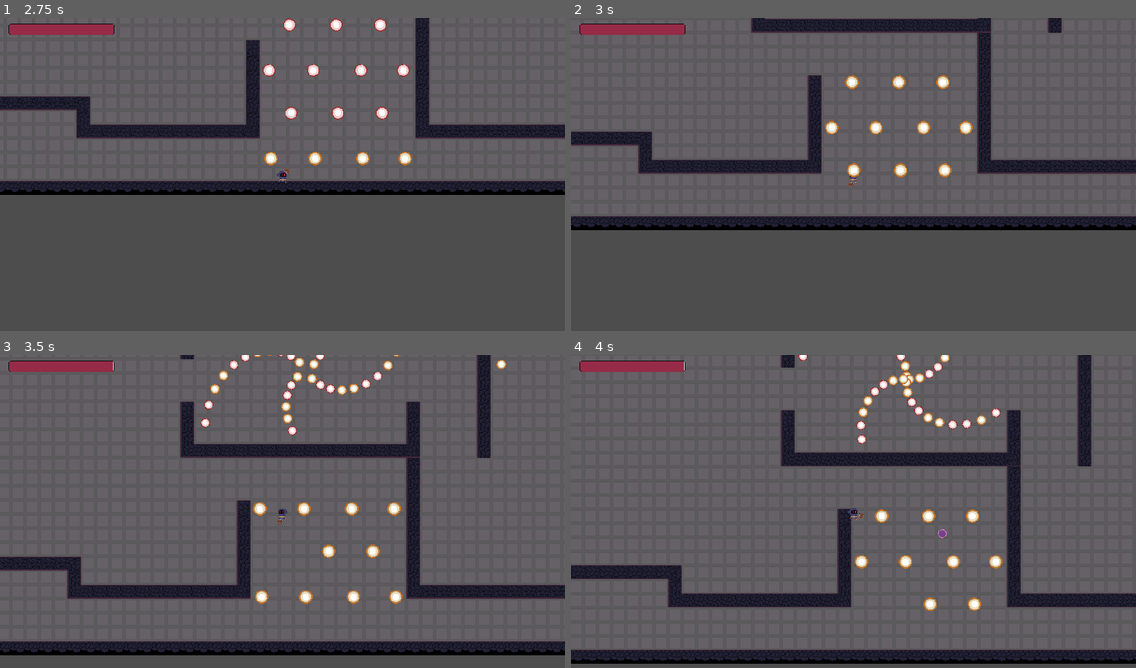
Above: before the commit, frames 1-4 (two rows, left to right).
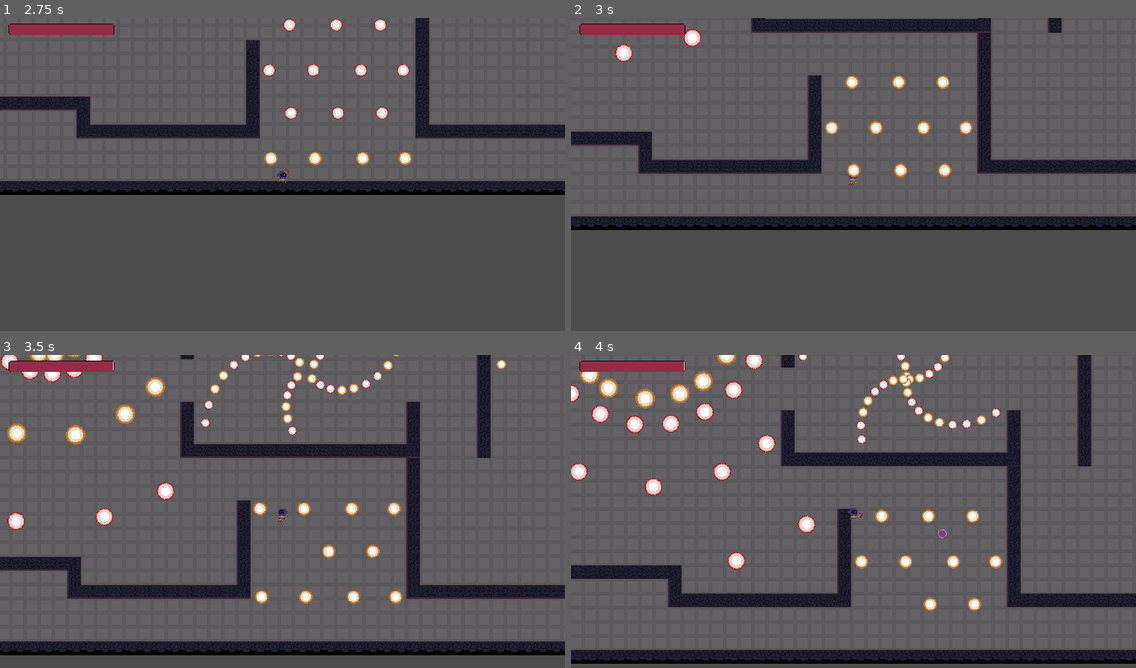
Above: after the commit, the same moments.

Repository: Arssin/Bullet_Hell_Jam
Game: Godot game, scene res://scenes/Level8.tscn
The game is run twice, just before and just after one commit, with the same random seed, the same clock (stepped at 60 frames per second) and the same inputs. This scene is started directly instead of the project's main scene.
Inputs (mouse positions are in pixels of both pictures, inside the frame that each line leads up to):
- Up to frame 1 (2.75 s): move the mouse to (406, 161) at 0.52 s; hold D (move_right) 0.53-1.28 s; click (406, 161) at 0.6 s; move the mouse to (169, 193) at 1.27 s; hold S (move_down) 1.28-2.03 s; click (169, 193) at 1.35 s; move the mouse to (339, 105) at 2.02 s; hold D (move_right) from 2.03 s (still down); tap Space (dash) at 2.1 s; click (339, 105) at 2.3 s
- Up to frame 2 (3 s): move the mouse to (825, 240) at 2.77 s; release D (move_right) at 2.78 s; hold W (move_up) from 2.78 s (still down); tap E (player_action) at 2.85 s
- Up to frame 3 (3.5 s): keep holding W (move_up); click (254, 577) at 3.05 s
- Up to frame 4 (4 s): move the mouse to (1023, 561) at 3.52 s; release W (move_up) at 3.53 s; hold Left (move_left) from 3.53 s (still down); click (1023, 561) at 3.6 s

Frame 1 is identical in both runs. In frame 2, 0.3% of the frame differs, in the area x 7-30%, y 0-14%; in frame 3, 1.5%; in frame 4, 2.6%, in the area x 0-44%, y 0-69%.

Commit message:
lvl 8 black knight

Diff:
--- a/scenes/Level8.tscn
+++ b/scenes/Level8.tscn
@@ -1,6 +1,7 @@
-[gd_scene load_steps=28 format=3 uid="uid://dgsi08p7qgqjs"]
+[gd_scene load_steps=36 format=3 uid="uid://dgsi08p7qgqjs"]
 
 [ext_resource type="PackedScene" uid="uid://df3rvcxvib2rc" path="res://scenes/map_creator.tscn" id="1_3pxwr"]
+[ext_resource type="Script" path="res://scripts/Level8.gd" id="1_new1f"]
 [ext_resource type="Texture2D" uid="uid://12drxmspdss7" path="res://assets/tiles2.png" id="2_c3nwa"]
 [ext_resource type="PackedScene" uid="uid://dw3ba06ksdfaf" path="res://scenes/coin.tscn" id="3_m4swb"]
 [ext_resource type="PackedScene" uid="uid://bwofc6vedhbhe" path="res://scenes/player.tscn" id="4_h5188"]
@@ -10,6 +11,7 @@
 [ext_resource type="Script" path="res://addons/BulletUpHell/SpawnPatterns/PatternOne.gd" id="8_1tuvx"]
 [ext_resource type="Script" path="res://addons/BulletUpHell/Nodes/BuHSpawnPoint.gd" id="9_mkk5r"]
 [ext_resource type="PackedScene" uid="uid://jx0ve24ex6co" path="res://scenes/black_fighter.tscn" id="10_e8o06"]
+[ext_resource type="Script" path="res://addons/BulletUpHell/SpawnPatterns/PatternCircle.gd" id="11_bvosg"]
 
 [sub_resource type="TileSetAtlasSource" id="TileSetAtlasSource_eqvpm"]
 texture = ExtResource("2_c3nwa")
@@ -257,7 +259,117 @@
 [sub_resource type="RectangleShape2D" id="RectangleShape2D_y04k1"]
 size = Vector2(274, 6)
 
+[sub_resource type="Curve2D" id="Curve2D_t46w1"]
+
+[sub_resource type="Curve" id="Curve_g4x20"]
+
+[sub_resource type="Curve" id="Curve_wp0c7"]
+
+[sub_resource type="PackedDataContainer" id="PackedDataContainer_x6iof"]
+script = ExtResource("6_wswx6")
+anim_more = Array[Resource("res://addons/BulletUpHell/Bullet/animStates.gd")]([])
+damage = 1.0
+speed = 100.0
+scale = 1.0
+angle = 0.0
+groups = PackedStringArray()
+spec_bounces = 0
+spec_no_collision = false
+spec_modulate_loop = 0.0
+spec_trail_length = 0.0
+spec_trail_width = 0.0
+spec_trail_modulate = Color(1, 1, 1, 1)
+spec_rotating_speed = 0.0
+death_after_time = 30.0
+death_outside_box = Rect2(0, 0, 0, 0)
+death_from_collision = true
+a_direction_equation = "cos(x)"
+a_curve_movement = 0
+a_speed_multiplier = SubResource("Curve_g4x20")
+a_speed_multi_iterations = 0
+a_speed_multi_scale = 0.0
+trigger_container = ""
+trigger_wait_for_shot = true
+homing_type = 0
+homing_target = NodePath("")
+homing_steer = 0.0
+homing_time_start = 0.0
+homing_duration = 999.0
+scale_multi_iterations = 0
+scale_multiplier = SubResource("Curve_wp0c7")
+scale_multi_scale = 1.0
+r_randomisation_chances = 1.0
+r_speed_choice = PackedFloat32Array()
+r_speed_variation = Vector3(0, 0, 0)
+r_scale_choice = PackedFloat32Array()
+r_scale_variation = Vector3(0, 0, 0)
+r_angle_choice = PackedFloat32Array()
+r_angle_variation = Vector3(0, 0, 0)
+r_group_choice = []
+r_bounce_choice = PackedInt32Array()
+r_bounce_variation = Vector3(0, 0, 0)
+r_no_coll_chances = 0.0
+r_modulate_variation = Vector3(0, 0, 0)
+r_trail_length_variation = Vector3(0, 0, 0)
+r_trail_color_variation = Vector3(0, 0, 0)
+r_rotating_variation = Vector3(0, 0, 0)
+r_death_after_choice = PackedFloat32Array()
+r_death_after_variation = Vector3(0, 0, 0)
+r_death_outside_chances = 0.0
+r_dir_equation_choice = PackedStringArray()
+r_curve_choice = []
+r_speed_multi_curve_choice = []
+r_speed_multi_iter_variation = Vector3(0, 0, 0)
+r_speed_multi_scale_variation = Vector3(0, 0, 0)
+r_trigger_choice = PackedStringArray()
+r_wait_for_shot_chances = 0.0
+r_homing_target_choice = []
+r_special_target_choice = PackedStringArray()
+r_group_target_choice = PackedStringArray()
+r_pos_target_choice = PackedVector2Array()
+r_steer_choice = PackedFloat32Array()
+r_steer_variation = Vector3(0, 0, 0)
+r_homing_delay_choice = PackedFloat32Array()
+r_homing_delay_variation = Vector3(0, 0, 0)
+r_homing_dur_choice = PackedFloat32Array()
+r_homing_dur_variation = Vector3(0, 0, 0)
+r_scale_multi_curve_choice = []
+r_scale_multi_iter_variation = Vector3(0, 0, 0)
+r_scale_multi_scale_variation = Vector3(0, 0, 0)
+
+[sub_resource type="Curve2D" id="Curve2D_ydjq2"]
+
+[sub_resource type="NavigationPolygon" id="NavigationPolygon_tyx4s"]
+resource_name = "PatternCircle"
+source_geometry_group_name = &"navigation_polygon_source_group"
+script = ExtResource("11_bvosg")
+radius = 0
+angle_total = 3.14159
+angle_decal = 0.0
+symmetric = false
+center = 3
+symmetry_type = 0
+bullet = "14"
+nbr = 10
+iterations = 1
+pattern_angle = 0.0
+pattern_angle_target = NodePath("")
+pattern_angle_mouse = false
+forced_angle = 0.0
+forced_target = NodePath("")
+forced_lookat_mouse = false
+forced_pattern_lookat = true
+cooldown_stasis = false
+cooldown_spawn = 1.0
+cooldown_shoot = 0.0
+cooldown_next_spawn = 0.0
+cooldown_next_shoot = 0.0
+wait_tween_momentum = 0
+wait_tween_length = 0.0
+wait_tween_time = 0.0
+
 [node name="Level8" type="Node2D"]
+script = ExtResource("1_new1f")
 
 [node name="MapCreator" parent="." instance=ExtResource("1_3pxwr")]
 layer_0/tile_data = PackedInt32Array(196615, 0, 1, 262151, 0, 1, 327687, 0, 2, 393223, 0, 1, 458759, 0, 2, 524295, 0, 1 …(33943 unchanged characters)…
@@ -509,8 +621,32 @@
 
 [node name="Cristals" type="Node2D" parent="."]
 
+[node name="BulletsBlack" type="Node2D" parent="."]
+
+[node name="BulletPattern" type="Path2D" parent="BulletsBlack"]
+curve = SubResource("Curve2D_t46w1")
+script = ExtResource("5_ftrch")
+id = "14"
+props = SubResource("PackedDataContainer_x6iof")
+
+[node name="SpawnPattern" type="Path2D" parent="BulletsBlack"]
+curve = SubResource("Curve2D_ydjq2")
+script = ExtResource("7_srxp2")
+id = "b_k"
+pattern = SubResource("NavigationPolygon_tyx4s")
+
 [node name="Mobs" type="Node2D" parent="."]
 
 [node name="BlackFighter" parent="Mobs" instance=ExtResource("10_e8o06")]
 position = Vector2(252, 175)
 scale = Vector2(2, 2)
+
+[node name="BFIG" type="Timer" parent="Mobs"]
+autostart = true
+
+[node name="BFIG-2" type="Timer" parent="Mobs"]
+wait_time = 2.7
+autostart = true
+
+[connection signal="timeout" from="Mobs/BFIG" to="." method="_on_bfig_timeout"]
+[connection signal="timeout" from="Mobs/BFIG-2" to="." method="_on_bfig_2_timeout"]
--- /dev/null
+++ b/scripts/Level8.gd
@@ -0,0 +1,44 @@
+extends Node2D
+
+
+# Called when the node enters the scene tree for the first time.
+func _ready() -> void:
+	pass # Replace with function body.
+
+
+# Called every frame. 'delta' is the elapsed time since the previous frame.
+func _process(delta: float) -> void:
+	pass
+
+
+func _on_bfig_timeout() -> void:
+	attack_spawn()
+
+
+var new_pattern: PatternLine = PatternLine.new()
+var pattern_area: PatternCircle = PatternCircle.new()
+
+func attack_spawn():
+	new_pattern.offset = Vector2i(0,0)
+	new_pattern.bullet = "14"
+	new_pattern.nbr = 10
+	new_pattern.forced_pattern_lookat = true
+	Spawning.new_pattern("black_knight", new_pattern)
+
+
+	Spawning.spawn({"position": $Mobs/BlackFighter.global_position, "rotation": 90}, "black_knight", "two")
+	Spawning.spawn({"position": $Mobs/BlackFighter.global_position, "rotation": 1.2}, "black_knight", "two")
+	Spawning.spawn({"position": $Mobs/BlackFighter.global_position, "rotation": 1.6}, "black_knight", "two")
+	Spawning.spawn({"position": $Mobs/BlackFighter.global_position, "rotation": 2.3}, "black_knight", "two")
+	Spawning.spawn({"position": $Mobs/BlackFighter.global_position, "rotation": 0.5}, "black_knight", "two")
+	Spawning.spawn({"position": $Mobs/BlackFighter.global_position, "rotation": 0.9}, "black_knight", "two")
+
+
+func attack_spawn_two():
+
+
+	Spawning.spawn({"position": $Mobs/BlackFighter.global_position, "rotation": 0}, "b_k", "two")
+
+
+func _on_bfig_2_timeout() -> void:
+	attack_spawn_two()
Binary file added: assets/bomb.png
Not shown, added: assets/bomb.png.import
